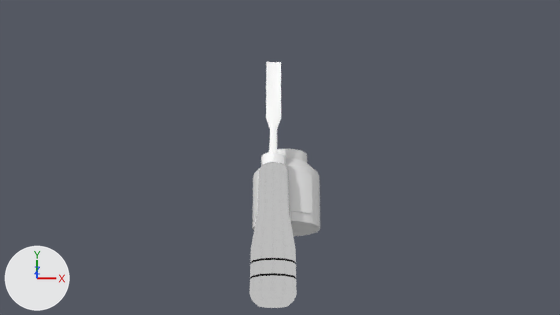
One commit to the Blender file Assets/xilogravuraStuff/Models/blenderModels/models.blend: the scene before it, then after it.
Rendered twice from the file's camera 'Camera'. Lighting does not change. The marker at lower left points along +X, +Y and +Z. The same objects are shown in both versions, whatever each file hides.

The first picture shows 'Goiva.001', 'Ink', 'goivaPonta.001', 'inkTag'.
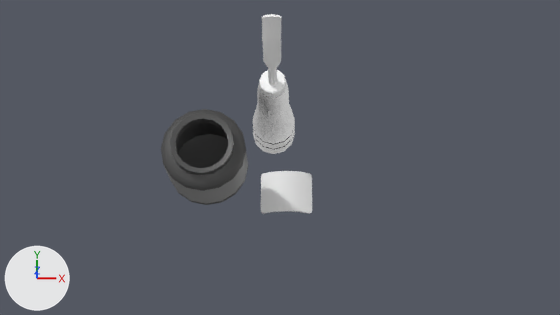
The change, as JSON lines over the scene's bpy script:
```json
{"op": "add", "block": "mat_inkpot", "code": ["mat_inkpot = principled_material('inkpot')", "mat_inkpot.base_color = (0.0656, 0.0656, 0.0656)  # dark grey #484848"]}
{"op": "add", "block": "mat_inktag", "code": ["mat_inktag = principled_material('inktag')", "mat_inktag.base_color = (0.264, 0.264, 0.264)  # grey #8c8c8c"]}
{"block": "me_cylinder_012", "where": "me_cylinder_012.from_pydata(...)  # 192 vertices, 182 faces; spans x -0.029..0.029, y -0.113..0.068, z -0.029..0.029"}
{"block": "me_cylinder_012", "where": "# used by ob_goiva_001; location = (-0.0172, -0.0493, -0.0861)"}
{"block": "me_cylinder_012", "change": "me_cylinder_012 part 1: the whole mesh is turned 90 degrees about the x axis through the mesh origin"}
{"op": "add", "block": "me_cylinder_015", "code": ["me_cylinder_015 = bpy.data.meshes.new('Cylinder.015')", "me_cylinder_015.from_pydata(...)  # 240 vertices, 226 faces; spans x -0.0489..0.0489, y -0.0489..0.0489, z -0.0389..0.0546", "me_cylinder_015.polygons.foreach_set('use_smooth', [True] * 226)", "# faces by material slot: [210, 16]", "me_cylinder_015.materials.append(mat_inkpot)  # dark grey #484848", "me_cylinder_015.materials.append(mat_inktag)  # grey #8c8c8c"]}
{"op": "set", "path": "ob_goiva_001.location", "old": "(-0.0172, -0.0493, -0.0861)", "new": "(-0.0172, 0.0861, -0.0493)"}
{"op": "set", "path": "ob_goivaponta_001.matrix_parent_inverse", "old": "Matrix(((1.0, 0.0, 0.0, 0.0), (0.0, 1.0, 0.0, 0.0), (0.0, 0.0, 1.0, 0.0861), (0.0, 0.0, 0.0, 1.0)))", "new": "Matrix(((1.0, 0.0, 0.0, 0.0172), (0.0, 1.0, 0.0, -0.0861), (0.0, 0.0, 1.0, 0.0493), (0.0, 0.0, 0.0, 1.0)))"}
{"op": "set", "path": "ob_goivaponta_001.location", "old": "(0.0, 0.000223, -0.0861)", "new": "(-0.0172, 0.0861, -0.0491)"}
{"op": "set", "path": "ob_goivaponta_001.rotation_euler", "old": "(0.0, 0.0, 0.0)", "new": "(1.571, 0.0, 0.0)", "note": "degrees (0, 0, 0) -> degrees (90, 0, 0)"}
{"op": "set", "path": "ob_ink", "old": "bpy.data.objects.new('Ink', me_cylinder_005)", "new": "bpy.data.objects.new('Ink', me_cylinder_015)"}
{"op": "set", "path": "ob_ink.location", "old": "(0.0, 0.0, -0.1484)", "new": "(-0.0966, 0.0, 0.0)"}
{"op": "set", "path": "ob_inktag.parent", "old": "ob_ink", "new": "ob_ink_001"}
{"op": "add", "block": "ob_ink_001", "code": ["ob_ink_001 = bpy.data.objects.new('Ink.001', me_cylinder_005)", "ob_ink_001.location = (0.0, 0.0, -0.148)", "ob_ink_001.hide_set(True)"]}
```

Boxes (x1, y1, x2, y2) around the edits, measured in the pictures (560 x 315 px):
```json
{"object": "Ink", "change": "reshaped, moved", "before": [252, 149, 320, 237], "after": [161, 109, 248, 205], "on screen": "28% wider, 9% taller"}
{"object": "Goiva.001", "change": "mesh turned, moved", "before": [250, 162, 297, 308], "after": [253, 82, 295, 154]}
{"object": "goivaPonta.001", "change": "moved, turned", "before": [261, 62, 286, 166], "after": [259, 14, 286, 98]}
{"object": "inkTag", "change": "moved", "before": [288, 171, 312, 214], "after": [261, 171, 312, 214]}
```
